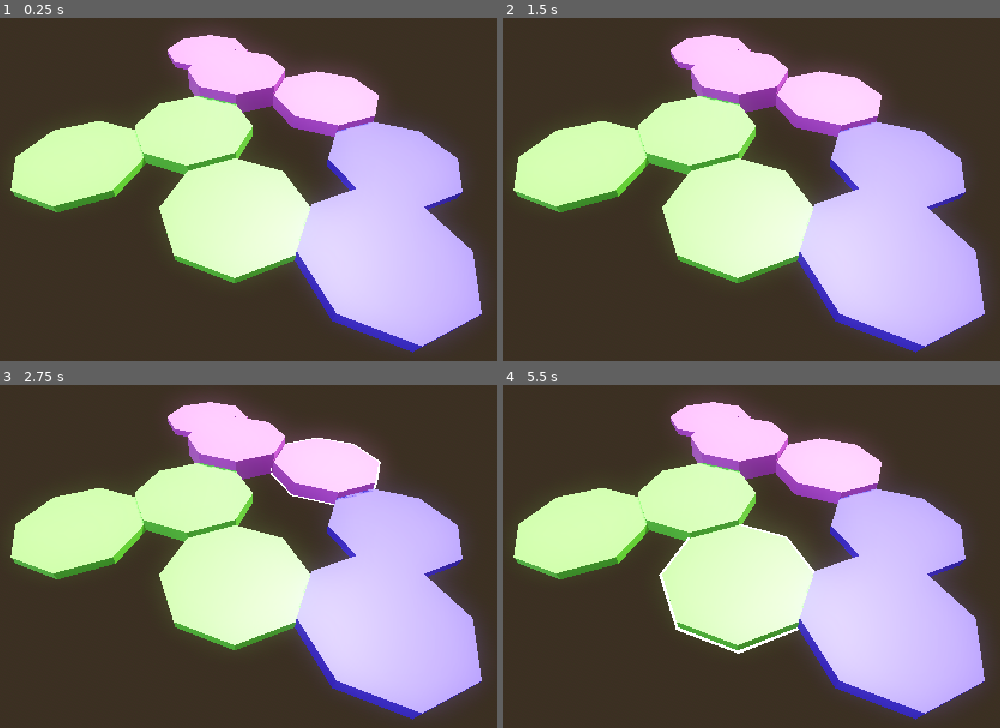
Above: before the commit, frames 1-4 (two rows, left to right).
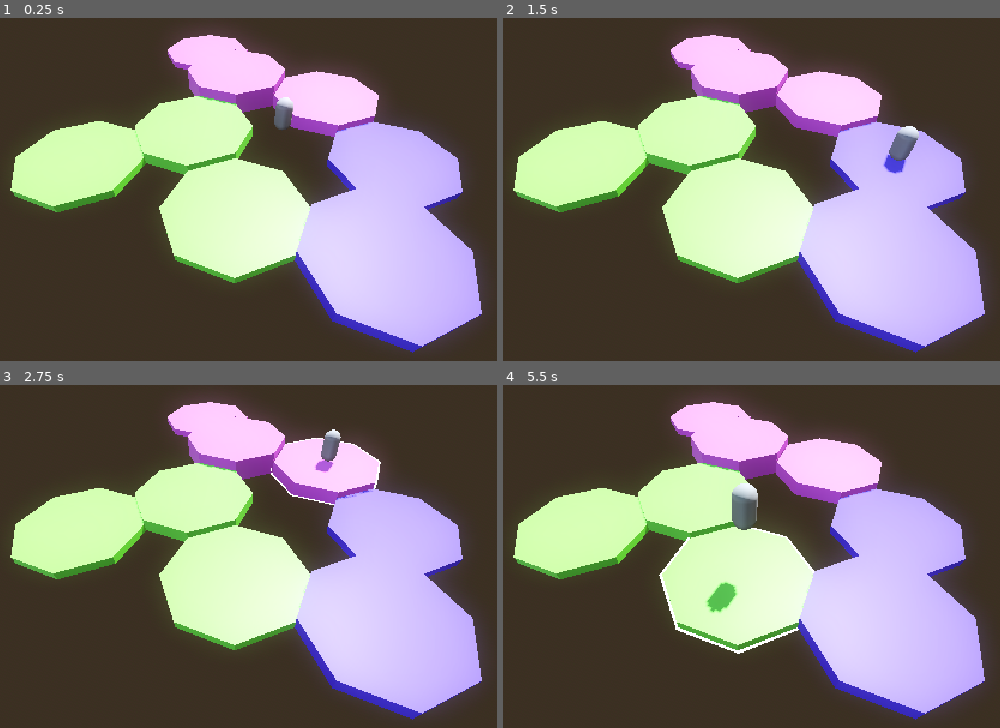
Above: after the commit, the same moments.

Repository: zlounsberry/OatsBrackeysJam2025
Game: Godot game, scene res://scenes/main.tscn
Same seed, same stepped clock (60 frames per second), same inputs: the game is played once before the commit and once after it.
Inputs (mouse positions are in pixels of both pictures, inside the frame that each line leads up to):
- Up to frame 1 (0.25 s): no input
- Up to frame 2 (1.5 s): tap Enter at 0.5 s; move the mouse to (915, 175) at 0.52 s; press the mouse at (915, 175) at 0.53 s; move the mouse to (577, 220) at 1.27 s; release the mouse at (577, 220) at 1.28 s; click (577, 220) at 1.35 s
- Up to frame 3 (2.75 s): tap Space at 2 s; move the mouse to (318, 463) at 2.02 s; press the mouse at (318, 463) at 2.03 s
- Up to frame 4 (5.5 s): move the mouse to (696, 652) at 2.77 s; release the mouse at (696, 652) at 2.78 s; click (696, 652) at 2.85 s; tap Enter at 3.5, 5 s; move the mouse to (980, 631) at 3.52 s; press the mouse at (980, 631) at 3.53 s; tap Space at 4.25 s; move the mouse to (outside the picture) at 4.27 s; release the mouse at (outside the picture) at 4.28 s; click (outside the picture) at 4.35 s; move the mouse to (781, 563) at 5.02 s; press the mouse at (781, 563) at 5.03 s

The runs differ from the first frame. In frame 1, 0.3% of the frame differs, in the area x 55-59%, y 23-33%; in frame 2, 0.6%; in frame 3, 0.4%; in frame 4, 1.0%, in the area x 40-52%, y 28-67%.

Commit message:
army click enabled

Diff:
--- /dev/null
+++ b/oatsbrackeysjam2025/scenes/army.tscn
@@ -0,0 +1,13 @@
+[gd_scene load_steps=3 format=3 uid="uid://btla7125qo0jb"]
+
+[ext_resource type="Script" uid="uid://rdxpnq83wl3o" path="res://scripts/classes/army.gd" id="1_n4j7m"]
+
+[sub_resource type="CapsuleMesh" id="CapsuleMesh_u8vuu"]
+
+[node name="Army" type="Node3D"]
+script = ExtResource("1_n4j7m")
+metadata/_custom_type_script = "uid://rdxpnq83wl3o"
+
+[node name="CSGMesh3D" type="CSGMesh3D" parent="."]
+transform = Transform3D(1, 0, 0, 0, 1, 0, 0, 0, 1, 0, 1.00513, 0)
+mesh = SubResource("CapsuleMesh_u8vuu")
--- a/oatsbrackeysjam2025/scenes/main.tscn
+++ b/oatsbrackeysjam2025/scenes/main.tscn
@@ -1,7 +1,8 @@
-[gd_scene load_steps=6 format=3 uid="uid://p6j7jv8tuhyu"]
+[gd_scene load_steps=7 format=3 uid="uid://p6j7jv8tuhyu"]
 
 [ext_resource type="Script" uid="uid://csg3ewm43obn5" path="res://scripts/main.gd" id="1_o5qli"]
 [ext_resource type="PackedScene" uid="uid://bdg1r1l2nq1n3" path="res://scenes/map.tscn" id="2_0wfyh"]
+[ext_resource type="PackedScene" uid="uid://btla7125qo0jb" path="res://scenes/army.tscn" id="3_sugp2"]
 
 [sub_resource type="ProceduralSkyMaterial" id="ProceduralSkyMaterial_sugp2"]
 sky_horizon_color = Color(0.662243, 0.671743, 0.686743, 1)
@@ -27,3 +28,8 @@
 shadow_enabled = true
 
 [node name="Map" parent="." instance=ExtResource("2_0wfyh")]
+
+[node name="Army" parent="." instance=ExtResource("3_sugp2")]
+transform = Transform3D(1, 0, 0, 0, 1, 0, 0, 0, 1, 2.76084, 0.533266, 6.04989)
+
+[connection signal="clicked_this_tile" from="Map" to="." method="_on_map_clicked_this_tile"]
--- a/oatsbrackeysjam2025/scenes/map.tscn
+++ b/oatsbrackeysjam2025/scenes/map.tscn
@@ -425,143 +425,167 @@
 [node name="Map" type="Node3D"]
 script = ExtResource("1_4xfga")
 
-[node name="world" type="Node3D" parent="."]
-
-[node name="Cylinder_000" type="MeshInstance3D" parent="world"]
+[node name="Tiles" type="Node3D" parent="."]
+
+[node name="Cylinder_000" type="MeshInstance3D" parent="Tiles"]
 transform = Transform3D(3.57809, 0, 0, 0, 0.714547, 0, 0, 0, 3.57809, 0, 0.696715, -0.0423228)
 mesh = SubResource("ArrayMesh_1w5w0")
 skeleton = NodePath("")
 script = ExtResource("2_gldc4")
 metadata/_custom_type_script = "uid://cqxugqu324pb4"
 
-[node name="StaticBody3D" type="Area3D" parent="world/Cylinder_000"]
-
-[node name="CollisionShape3D" type="CollisionShape3D" parent="world/Cylinder_000/StaticBody3D"]
+[node name="StaticBody3D" type="Area3D" parent="Tiles/Cylinder_000"]
+
+[node name="CollisionShape3D" type="CollisionShape3D" parent="Tiles/Cylinder_000/StaticBody3D"]
 shape = SubResource("ConvexPolygonShape3D_4xfga")
 
-[node name="MeshInstance3D" type="MeshInstance3D" parent="world/Cylinder_000"]
+[node name="MeshInstance3D" type="MeshInstance3D" parent="Tiles/Cylinder_000"]
 visible = false
 mesh = SubResource("ArrayMesh_4xfga")
 surface_material_override/0 = ExtResource("2_paxxb")
 
-[node name="Cylinder_001" type="MeshInstance3D" parent="world"]
+[node name="Marker3D" type="Marker3D" parent="Tiles/Cylinder_000"]
+transform = Transform3D(1, 0, 0, 0, 1, 0, 0, 0, 1, 0, 0.958078, 0)
+
+[node name="Cylinder_001" type="MeshInstance3D" parent="Tiles"]
 transform = Transform3D(3.57809, 0, 0, 0, 0.431491, 0, 0, 0, 3.57809, 6.11564, 0.416766, 2.58169)
 mesh = SubResource("ArrayMesh_2l5rk")
 skeleton = NodePath("")
 script = ExtResource("2_gldc4")
 metadata/_custom_type_script = "uid://cqxugqu324pb4"
 
-[node name="StaticBody3D" type="Area3D" parent="world/Cylinder_001"]
-
-[node name="CollisionShape3D" type="CollisionShape3D" parent="world/Cylinder_001/StaticBody3D"]
+[node name="StaticBody3D" type="Area3D" parent="Tiles/Cylinder_001"]
+
+[node name="CollisionShape3D" type="CollisionShape3D" parent="Tiles/Cylinder_001/StaticBody3D"]
 shape = SubResource("ConvexPolygonShape3D_paxxb")
 
-[node name="MeshInstance3D" type="MeshInstance3D" parent="world/Cylinder_001"]
+[node name="MeshInstance3D" type="MeshInstance3D" parent="Tiles/Cylinder_001"]
 visible = false
 mesh = SubResource("ArrayMesh_gldc4")
 surface_material_override/0 = ExtResource("2_paxxb")
 
-[node name="Cylinder_002" type="MeshInstance3D" parent="world"]
+[node name="Marker3D" type="Marker3D" parent="Tiles/Cylinder_001"]
+transform = Transform3D(1, 0, 0, 0, 1, 0, 0, 0, 1, 0, 1.03127, 0)
+
+[node name="Cylinder_002" type="MeshInstance3D" parent="Tiles"]
 transform = Transform3D(3.57809, 0, 0, 0, 0.227619, 0, 0, 0, 3.57809, 8.63385, 0.197072, 8.69733)
 mesh = SubResource("ArrayMesh_saa4h")
 skeleton = NodePath("")
 script = ExtResource("2_gldc4")
 metadata/_custom_type_script = "uid://cqxugqu324pb4"
 
-[node name="StaticBody3D" type="Area3D" parent="world/Cylinder_002"]
-
-[node name="CollisionShape3D" type="CollisionShape3D" parent="world/Cylinder_002/StaticBody3D"]
+[node name="StaticBody3D" type="Area3D" parent="Tiles/Cylinder_002"]
+
+[node name="CollisionShape3D" type="CollisionShape3D" parent="Tiles/Cylinder_002/StaticBody3D"]
 shape = SubResource("ConvexPolygonShape3D_gldc4")
 
-[node name="MeshInstance3D" type="MeshInstance3D" parent="world/Cylinder_002"]
+[node name="MeshInstance3D" type="MeshInstance3D" parent="Tiles/Cylinder_002"]
 visible = false
 mesh = SubResource("ArrayMesh_0cso3")
 surface_material_override/0 = ExtResource("2_paxxb")
 
-[node name="Cylinder_003" type="MeshInstance3D" parent="world"]
+[node name="Marker3D" type="Marker3D" parent="Tiles/Cylinder_002"]
+transform = Transform3D(1, 0, 0, 0, 1, 0, 0, 0, 1, 0, 0.977477, 0)
+
+[node name="Cylinder_003" type="MeshInstance3D" parent="Tiles"]
 transform = Transform3D(3.57809, 0, 0, 0, 0.37717, 0, 0, 0, 3.57809, -2.58169, 0.377832, 6.07332)
 mesh = SubResource("ArrayMesh_2daou")
 skeleton = NodePath("")
 script = ExtResource("2_gldc4")
 metadata/_custom_type_script = "uid://cqxugqu324pb4"
 
-[node name="StaticBody3D" type="Area3D" parent="world/Cylinder_003"]
-
-[node name="CollisionShape3D" type="CollisionShape3D" parent="world/Cylinder_003/StaticBody3D"]
+[node name="StaticBody3D" type="Area3D" parent="Tiles/Cylinder_003"]
+
+[node name="CollisionShape3D" type="CollisionShape3D" parent="Tiles/Cylinder_003/StaticBody3D"]
 shape = SubResource("ConvexPolygonShape3D_0cso3")
 
-[node name="MeshInstance3D" type="MeshInstance3D" parent="world/Cylinder_003"]
+[node name="MeshInstance3D" type="MeshInstance3D" parent="Tiles/Cylinder_003"]
 visible = false
 mesh = SubResource("ArrayMesh_2klcf")
 surface_material_override/0 = ExtResource("2_paxxb")
 
-[node name="Cylinder_004" type="MeshInstance3D" parent="world"]
+[node name="Marker3D" type="Marker3D" parent="Tiles/Cylinder_003"]
+transform = Transform3D(1, 0, 0, 0, 1, 0, 0, 0, 1, 0, 0.99829, 0)
+
+[node name="Cylinder_004" type="MeshInstance3D" parent="Tiles"]
 transform = Transform3D(3.57809, 0, 0, 0, 0.227619, 0, 0, 0, 3.57809, -0.0677164, 0.197072, 12.244)
 mesh = SubResource("ArrayMesh_lx7w4")
 skeleton = NodePath("")
 script = ExtResource("2_gldc4")
 metadata/_custom_type_script = "uid://cqxugqu324pb4"
 
-[node name="StaticBody3D" type="Area3D" parent="world/Cylinder_004"]
-
-[node name="CollisionShape3D" type="CollisionShape3D" parent="world/Cylinder_004/StaticBody3D"]
+[node name="StaticBody3D" type="Area3D" parent="Tiles/Cylinder_004"]
+
+[node name="CollisionShape3D" type="CollisionShape3D" parent="Tiles/Cylinder_004/StaticBody3D"]
 shape = SubResource("ConvexPolygonShape3D_2klcf")
 
-[node name="MeshInstance3D" type="MeshInstance3D" parent="world/Cylinder_004"]
+[node name="MeshInstance3D" type="MeshInstance3D" parent="Tiles/Cylinder_004"]
 visible = false
 mesh = SubResource("ArrayMesh_2lpho")
 surface_material_override/0 = ExtResource("2_paxxb")
 
-[node name="Cylinder_005" type="MeshInstance3D" parent="world"]
+[node name="Marker3D" type="Marker3D" parent="Tiles/Cylinder_004"]
+transform = Transform3D(1, 0, 0, 0, 1, 0, 0, 0, 1, 0, 1.03644, 0)
+
+[node name="Cylinder_005" type="MeshInstance3D" parent="Tiles"]
 transform = Transform3D(3.57809, 0, 0, 0, 0.342953, 0, 0, 0, 3.57809, 6.02676, 0.339944, 14.758)
 mesh = SubResource("ArrayMesh_6vock")
 skeleton = NodePath("")
 script = ExtResource("2_gldc4")
 metadata/_custom_type_script = "uid://cqxugqu324pb4"
 
-[node name="StaticBody3D" type="Area3D" parent="world/Cylinder_005"]
-
-[node name="CollisionShape3D" type="CollisionShape3D" parent="world/Cylinder_005/StaticBody3D"]
+[node name="StaticBody3D" type="Area3D" parent="Tiles/Cylinder_005"]
+
+[node name="CollisionShape3D" type="CollisionShape3D" parent="Tiles/Cylinder_005/StaticBody3D"]
 shape = SubResource("ConvexPolygonShape3D_2lpho")
 
-[node name="MeshInstance3D" type="MeshInstance3D" parent="world/Cylinder_005"]
+[node name="MeshInstance3D" type="MeshInstance3D" parent="Tiles/Cylinder_005"]
 visible = false
 mesh = SubResource("ArrayMesh_be0no")
 surface_material_override/0 = ExtResource("2_paxxb")
 
-[node name="Cylinder_006" type="MeshInstance3D" parent="world"]
+[node name="Marker3D" type="Marker3D" parent="Tiles/Cylinder_005"]
+transform = Transform3D(1, 0, 0, 0, 1, 0, 0, 0, 1, 0, 0.923692, 0)
+
+[node name="Cylinder_006" type="MeshInstance3D" parent="Tiles"]
 transform = Transform3D(3.57809, 0, 0, 0, 0.227619, 0, 0, 0, 3.57809, -8.67617, 0.197072, 8.58729)
 mesh = SubResource("ArrayMesh_myb0g")
 skeleton = NodePath("")
 script = ExtResource("2_gldc4")
 metadata/_custom_type_script = "uid://cqxugqu324pb4"
 
-[node name="StaticBody3D" type="Area3D" parent="world/Cylinder_006"]
-
-[node name="CollisionShape3D" type="CollisionShape3D" parent="world/Cylinder_006/StaticBody3D"]
+[node name="StaticBody3D" type="Area3D" parent="Tiles/Cylinder_006"]
+
+[node name="CollisionShape3D" type="CollisionShape3D" parent="Tiles/Cylinder_006/StaticBody3D"]
 shape = SubResource("ConvexPolygonShape3D_nakos")
 
-[node name="MeshInstance3D" type="MeshInstance3D" parent="world/Cylinder_006"]
+[node name="MeshInstance3D" type="MeshInstance3D" parent="Tiles/Cylinder_006"]
 visible = false
 mesh = SubResource("ArrayMesh_nakos")
 surface_material_override/0 = ExtResource("2_paxxb")
 
-[node name="Cylinder_007" type="MeshInstance3D" parent="world"]
+[node name="Marker3D" type="Marker3D" parent="Tiles/Cylinder_006"]
+transform = Transform3D(1, 0, 0, 0, 1, 0, 0, 0, 1, 0, 1.16555, 0)
+
+[node name="Cylinder_007" type="MeshInstance3D" parent="Tiles"]
 transform = Transform3D(3.57809, 0, 0, 0, 0.227619, 0, 0, 0, 3.57809, -2.60708, 0.197072, -6.11564)
 mesh = SubResource("ArrayMesh_tqj0n")
 skeleton = NodePath("")
 script = ExtResource("2_gldc4")
 metadata/_custom_type_script = "uid://cqxugqu324pb4"
 
-[node name="StaticBody3D" type="Area3D" parent="world/Cylinder_007"]
-
-[node name="CollisionShape3D" type="CollisionShape3D" parent="world/Cylinder_007/StaticBody3D"]
+[node name="StaticBody3D" type="Area3D" parent="Tiles/Cylinder_007"]
+
+[node name="CollisionShape3D" type="CollisionShape3D" parent="Tiles/Cylinder_007/StaticBody3D"]
 shape = SubResource("ConvexPolygonShape3D_jh32y")
 
-[node name="MeshInstance3D" type="MeshInstance3D" parent="world/Cylinder_007"]
+[node name="MeshInstance3D" type="MeshInstance3D" parent="Tiles/Cylinder_007"]
 visible = false
 mesh = SubResource("ArrayMesh_jh32y")
 surface_material_override/0 = ExtResource("2_paxxb")
+
+[node name="Marker3D" type="Marker3D" parent="Tiles/Cylinder_007"]
+transform = Transform3D(1, 0, 0, 0, 1, 0, 0, 0, 1, 0, 0.977477, 0)
 
 [node name="Camera3D" type="Camera3D" parent="."]
 transform = Transform3D(1, 0, 0, 0, 0.670323, 0.742069, 0, -0.742069, 0.670323, 0, 10.9887, 21.126)
--- /dev/null
+++ b/oatsbrackeysjam2025/scripts/classes/army.gd
@@ -0,0 +1,12 @@
+extends Node3D
+class_name Army
+
+
+func move_to_new_space(new_position: Vector3) -> void:
+	print(new_position)
+	var htween: Tween = create_tween().set_ease(Tween.EASE_OUT).set_trans(Tween.TRANS_EXPO).set_parallel(true)
+	htween.tween_property(self, "global_position:z", new_position.z, 1)
+	htween.tween_property(self, "global_position:x", new_position.x, 1)
+	var vtween: Tween = create_tween().set_ease(Tween.EASE_OUT).set_trans(Tween.TRANS_EXPO).set_parallel(false)
+	vtween.tween_property(self, "global_position:y", 3, 0.5)
+	vtween.tween_property(self, "global_position:y", new_position.y, 0.5)
--- a/oatsbrackeysjam2025/scripts/classes/map_tile.gd
+++ b/oatsbrackeysjam2025/scripts/classes/map_tile.gd
@@ -1,5 +1,7 @@
 extends MeshInstance3D
 class_name MapTile
+
+signal clicked_this_tile(tile_position: Vector3)
 
 @onready var is_hovered: bool = false
 
@@ -13,6 +15,7 @@
 	if event.is_action_pressed("left_click"):
 		if is_hovered:
 			prints(self, "is hovered")
+			clicked_this_tile.emit($Marker3D.global_position)
 
 
 func _show_outline():
--- a/oatsbrackeysjam2025/scripts/main.gd
+++ b/oatsbrackeysjam2025/scripts/main.gd
@@ -1 +1,8 @@
 extends Node3D
+
+func _move_player(player, position):
+	pass
+
+
+func _on_map_clicked_this_tile(tile_position: Vector3) -> void:
+	$Army.move_to_new_space(tile_position)
--- a/oatsbrackeysjam2025/scripts/map.gd
+++ b/oatsbrackeysjam2025/scripts/map.gd
@@ -1 +1,11 @@
 extends Node3D
+
+signal clicked_this_tile(tile_position: Vector3)
+
+func _ready() -> void:
+	for tile in $Tiles.get_children():
+		tile.clicked_this_tile.connect(_click_tile)
+
+
+func _click_tile(tile_position: Vector3):
+	clicked_this_tile.emit(tile_position)
Not shown, added: oatsbrackeysjam2025/scripts/classes/army.gd.uid
